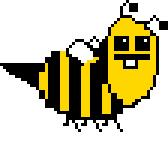
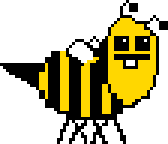
Layer changes from the first 168px x 144px image to the second:
painted on "Ebene 5" over 57, 123, 126, 144
